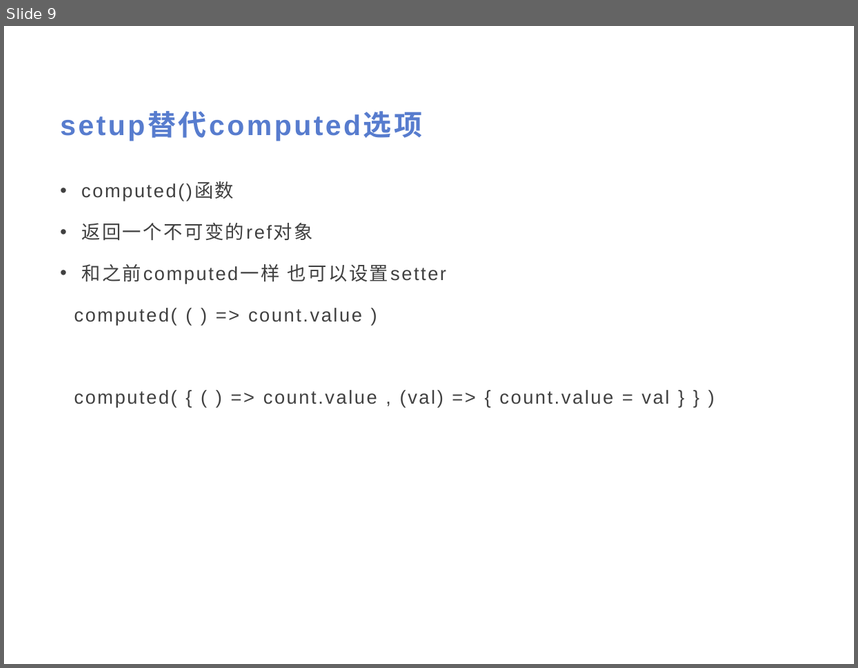
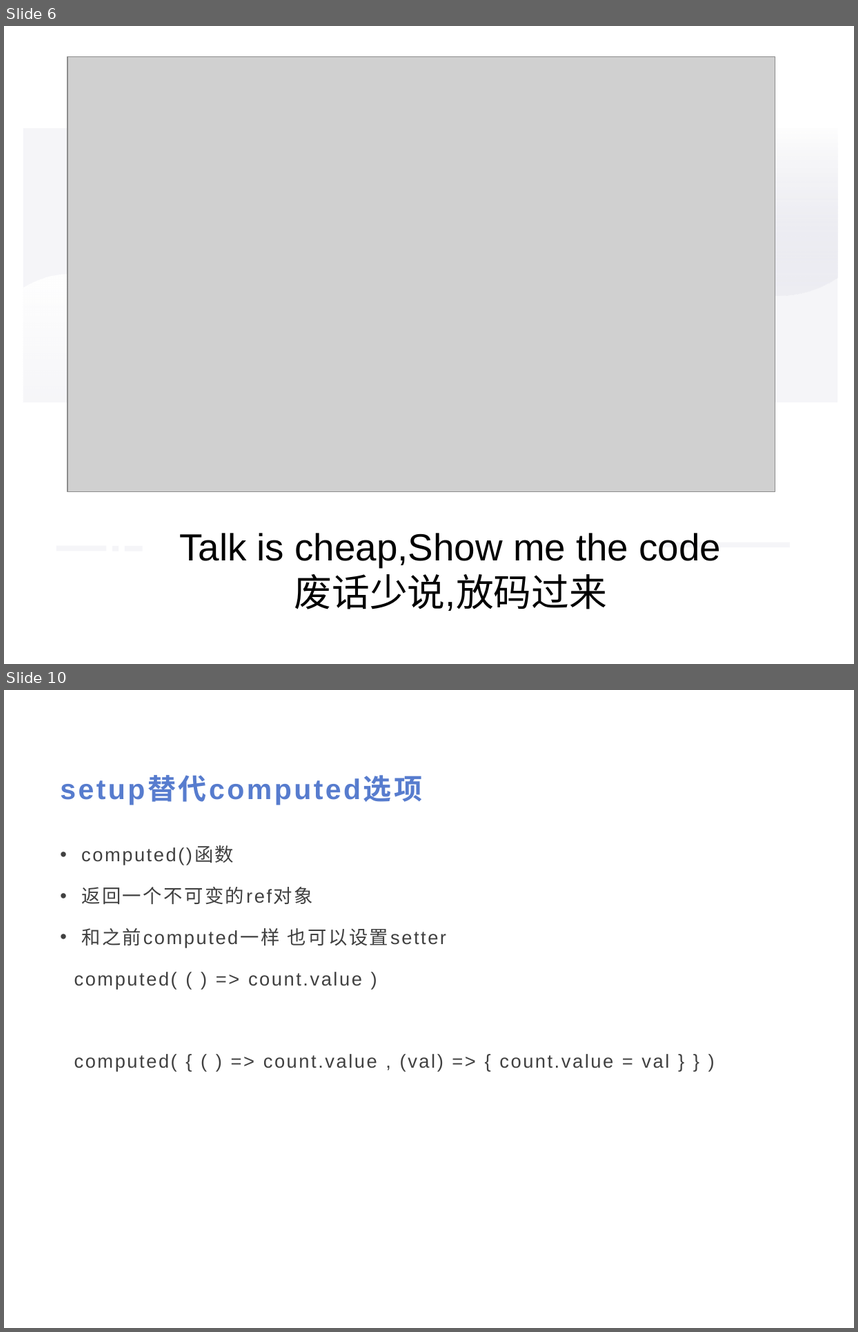
Before and after one commit to Yukon123/HelloVue3, a slide deck: Vue3.pptx. Shown one above the other, each under a label of ours: slide 9 before the commit, slides 6 and 10 after it; the slides between them are not shown. The pictures are 858x668 and 858x1332 pixels, drawn with LibreOffice and Linux fonts; fonts in the diff are those of the drawing; grey boxes stand for pictures. Boxes give left, top, right and bottom in pixels: in the first picture for what was removed or moved away, otherwise in the second. Text is boxed around its words. In the diff, an @@ line names an element or a change of style, - is before the commit and + after.

```diff
--- a/Vue3.pptx
+++ b/Vue3.pptx
@@ slide 6 added at (x1=4, y1=26, x2=854, y2=664), background #FFFFFF @@
@@ picture added at (x1=67, y1=56, x2=775, y2=491) @@
@@ rectangle added at (x1=23, y1=128, x2=838, y2=402), fill #F5F5F8 @@
@@ freeform shape added at (x1=665, y1=128, x2=837, y2=296), fill gradient #FFFFFF to #D8D8E4 @@
@@ freeform shape added at (x1=22, y1=274, x2=154, y2=402), fill gradient #FFFFFF @@
@@ text added at (x1=179, y1=532, x2=721, y2=610), 32 pt, text #000000 @@
+Talk is cheap,Show me the code
+废话少说,放码过来
@@ rectangle added at (x1=664, y1=542, x2=791, y2=547), fill #F5F5F8 @@
@@ rectangle added at (x1=56, y1=546, x2=107, y2=550), fill #F5F5F8 @@
@@ rectangle added at (x1=113, y1=546, x2=119, y2=550), fill #F5F5F8 @@
@@ rectangle added at (x1=125, y1=546, x2=143, y2=550), fill #F5F5F8 @@
@@ what was slide 9 is now slide 10 @@
```
Also in this commit, not shown: 10 slides changed, 3 other slides added, 2 slides removed, 20 other files.
